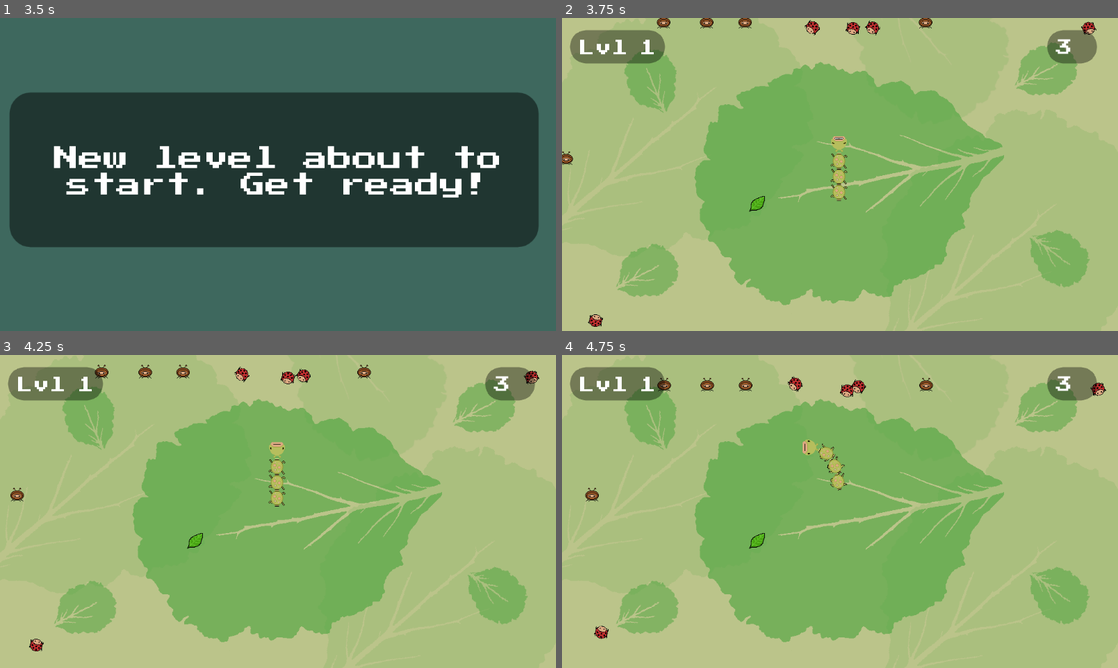
Above: before the commit, frames 1-4 (two rows, left to right).
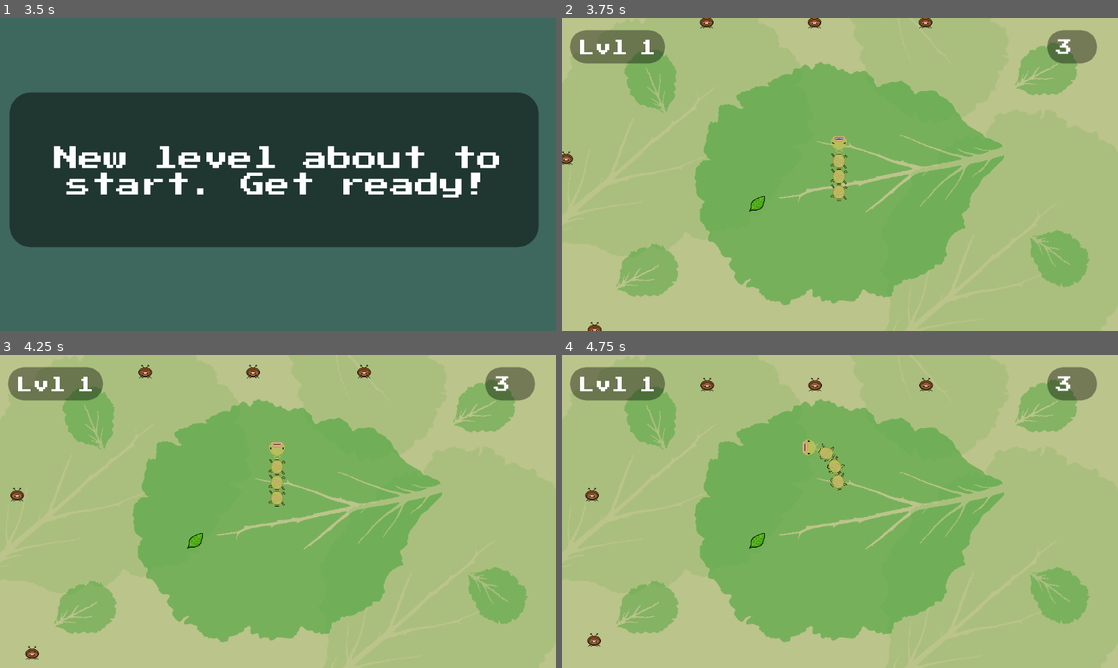
Above: after the commit, the same moments.

Repository: thatnick/grow-grow
Game: Godot game, scene res://scenes/Start.tscn
Same seed, same stepped clock (60 frames per second), same inputs: the game is played once before the commit and once after it.
Inputs:
- Up to frame 1 (3.5 s): click "PRESS HERE TO PLAY" at 0.5 s; tap Enter at 1.25, 2.75 s; hold Right (ui_right) 1.28-2.03 s; tap Space at 2 s; hold Down (ui_down) 2.03-2.78 s; hold Right (ui_right) from 2.78 s (still down)
- Up to frame 2 (3.75 s): tap Space at 3.5 s; release Right (ui_right) at 3.53 s; hold Up (ui_up) from 3.53 s (still down)
- Up to frame 3 (4.25 s): keep holding Up (ui_up)
- Up to frame 4 (4.75 s): release Up (ui_up) at 4.28 s; hold Left (ui_left) from 4.28 s (still down)

Frame 1 is identical in both runs. In frame 2, 0.6% of the frame differs, in the area x 4-97%, y 0-100%; in frame 3, 0.7%; in frame 4, 0.7%, in the area x 4-98%, y 6-94%.

Commit message:
Change which enemies spawn in which level

Diff:
--- a/scripts/Main.gd
+++ b/scripts/Main.gd
@@ -11,8 +11,10 @@
 func _ready():
 	spawn_collectable()
 	for i in NUM_ENEMIES:
-		spawn_enemy(enemy1)
-		spawn_enemy(enemy2)
+		if manager.lvl >= 1:
+			spawn_enemy(enemy1)
+		if manager.lvl >= 2:
+			spawn_enemy(enemy2)
 
 	$EnemyTimer.start(10)
 	$EnemyTimer.connect("timeout", self, "_on_EnemyTimer_timeout")
@@ -21,9 +23,11 @@
 	spawn_collectable()
 
 func _on_EnemyTimer_timeout():
-	for i in NUM_ENEMIES:
-		spawn_enemy(enemy1)
-		spawn_enemy(enemy2)
+	for i in manager.lvl * 2:
+		if manager.lvl >= 1:
+			spawn_enemy(enemy1)
+		if manager.lvl >= 2:
+			spawn_enemy(enemy2)
 
 func spawn_collectable():
 	var new_collectable = collectable.instance()
